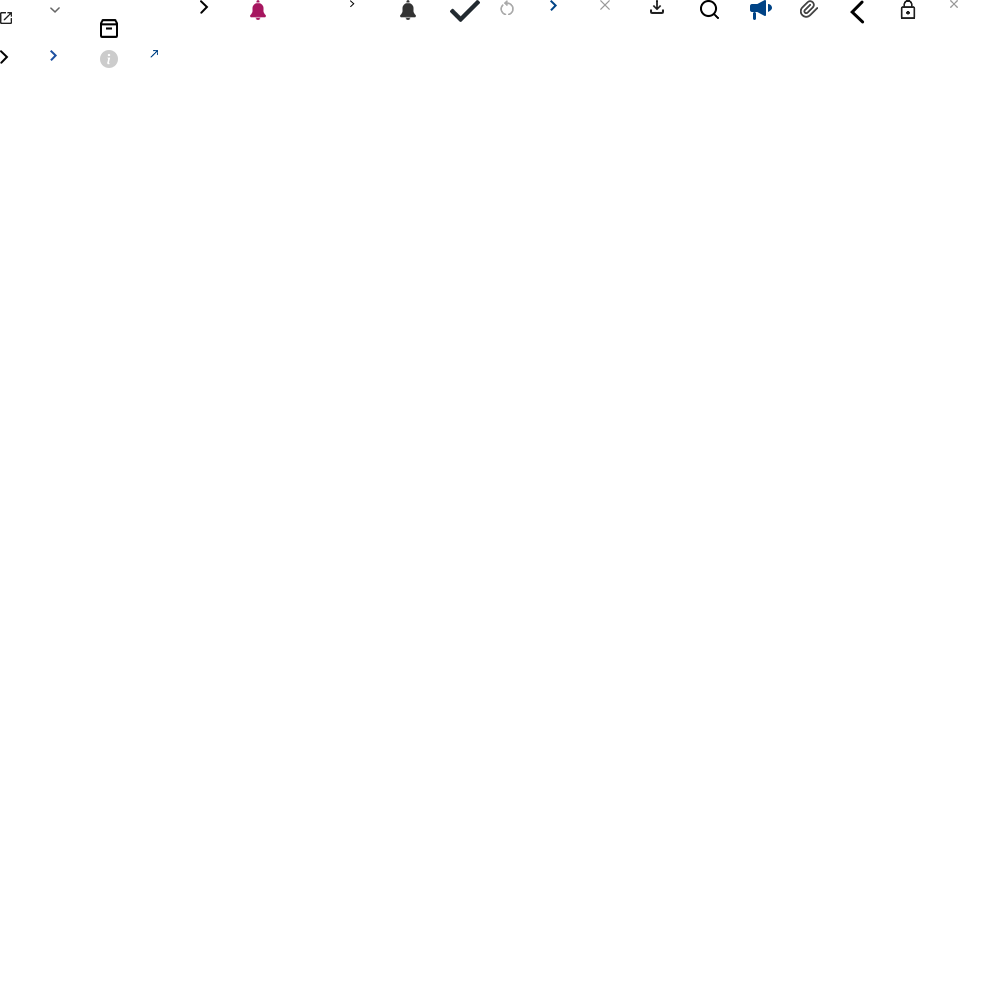
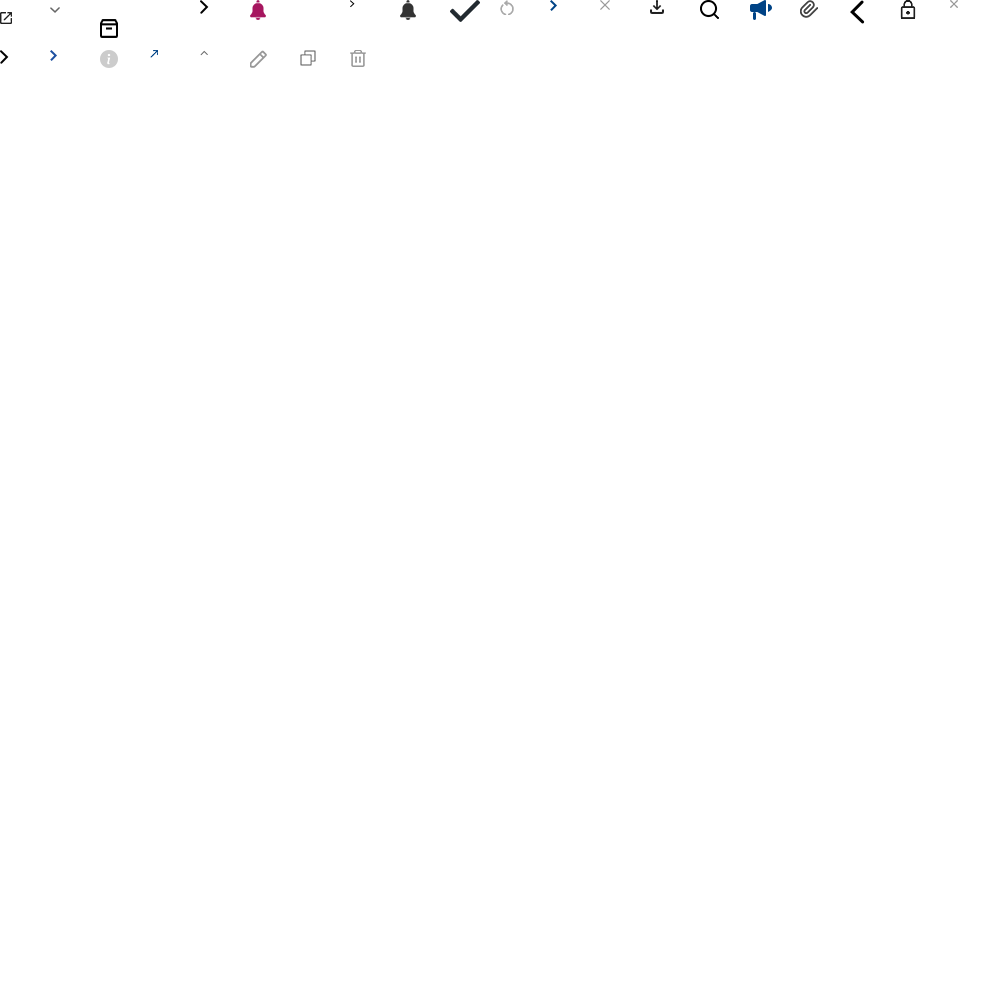
Comparing the layer stacks of the two 1000 x 1000 images. Changes:
added layer "레이어 33" in group "그룹 2" over (200, 50, 208, 56)
added layer "레이어 32" in group "그룹 2" over (350, 50, 366, 67)
added layer "레이어 31" in group "그룹 2" over (300, 50, 316, 66)
added layer "레이어 30" in group "그룹 2" over (250, 50, 267, 68)
